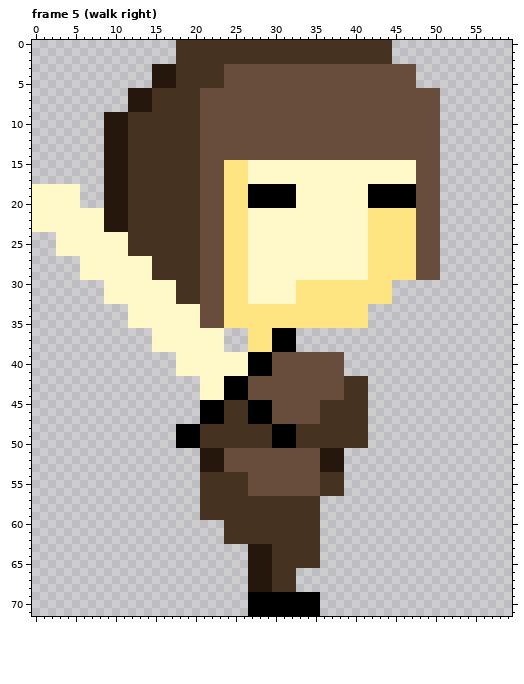
Two versions of one pixel-art file, art/testplayer.ase. The picture above is the old version.
60x72 pixels, 16 frames. Shown: frame 5 (walk right). The commit also changed other frames, which this record leaves out.
The same view after the edit:
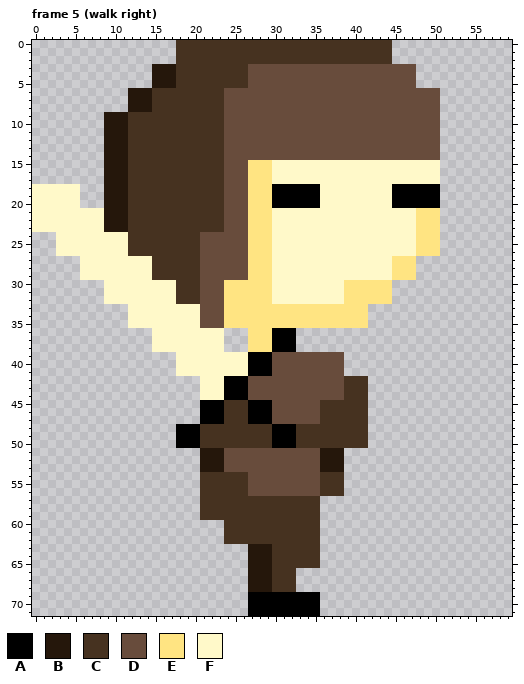
Palette (. is transparent): A #000000  B #25170b  C #463220  D #684c3c  E #ffe482  F #fff9c9
Changes in this commit:
Frame 5 (walk right), layer "head":
y 3..5: x 24..26 DDD -> CCC
y 6..14: x 21..23 DDD -> CCC
y 15..17: x 21..29 DDDEEEFFF -> CCCDDDEEE; x 48..50 DDD -> FFF
y 18..20: x 21..29 DDDEEEAAA -> CCCDDDEEE; x 33..35 FFF -> AAA; x 42..44 AAA -> FFF; x 48..50 DDD -> AAA
y 21..23: x 21..29 DDDEEEFFF -> CCCDDDEEE; x 42..50 EEEEEEDDD -> FFFFFFEEE
y 24..26: x 24..29 EEEFFF -> DDDEEE; x 42..50 EEEEEEDDD -> FFFFFFEEE
y 27..29: x 24..29 EEEFFF -> DDDEEE; x 42..44 EEE -> FFF; x 48..50 DDD -> ...
y 30..32: x 27..29 FFF -> EEE; x 33..38 EEEEEE -> FFFFFF
Pixel boxes of the changes (left, top, right, bottom) in both pictures:
changed: (200, 64, 272, 304)
changed: (368, 160, 440, 280)
changed: (296, 184, 320, 208)
changed: (296, 280, 344, 304)
